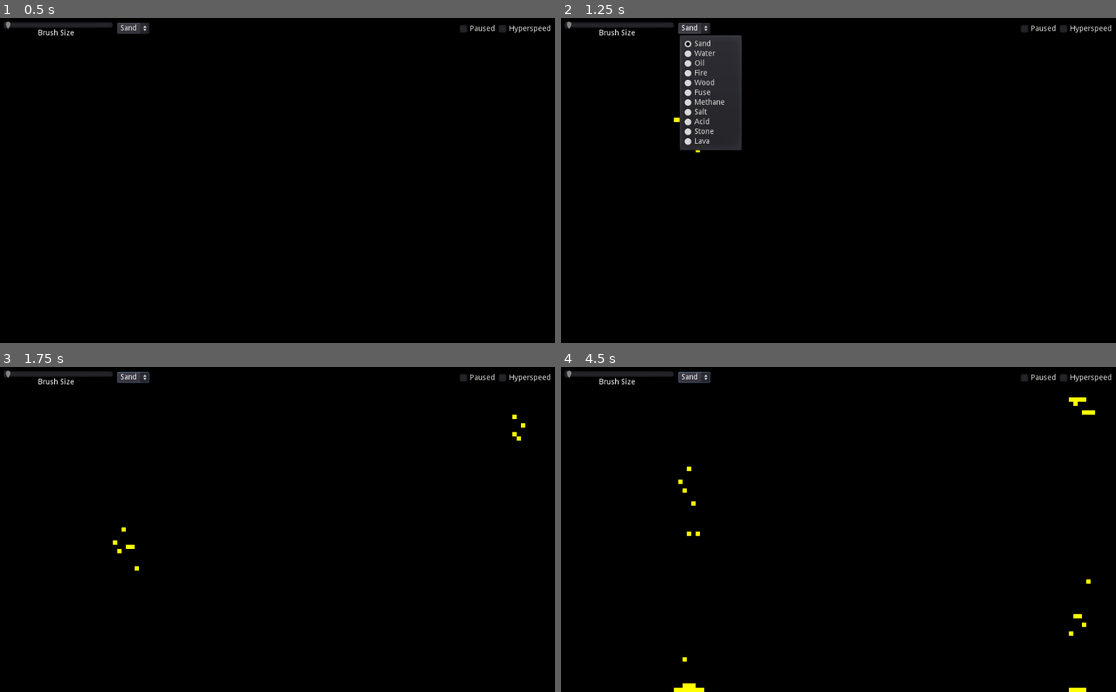
Above: before the commit, frames 1-4 (two rows, left to right).
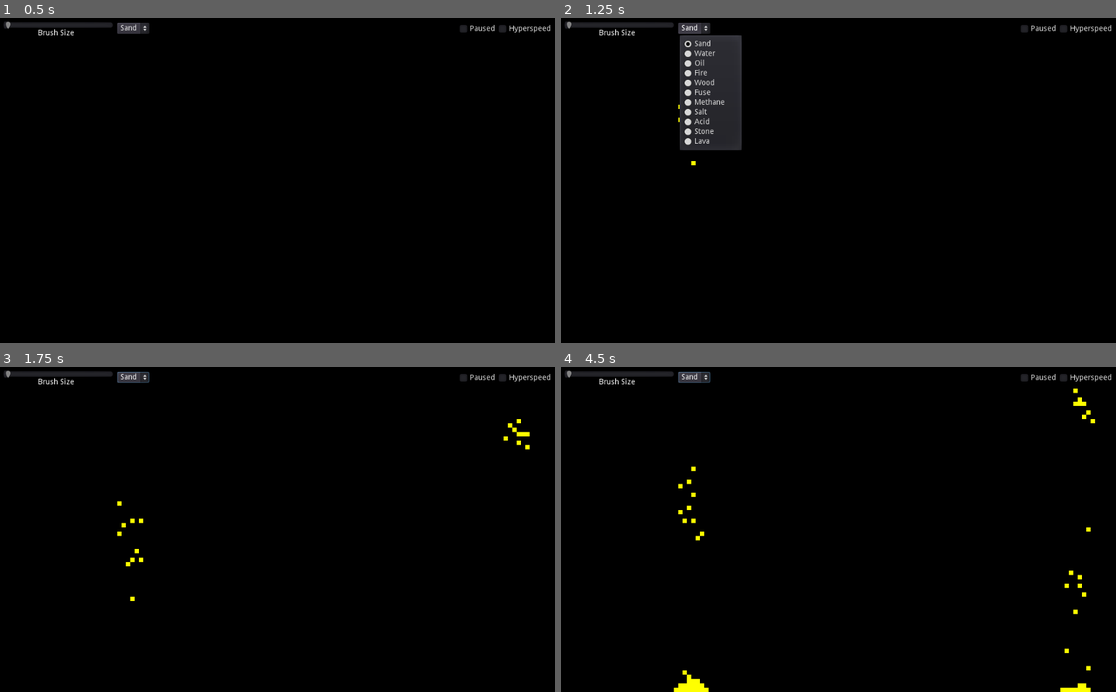
Above: after the commit, the same moments.

Repository: jhonnystene/sandbox
Game: Godot game, scene res://Sandbox.tscn
The game is run twice, just before and just after one commit, with the same random seed, the same clock (stepped at 60 frames per second) and the same inputs.
Inputs:
- Up to frame 1 (0.5 s): no input
- Up to frame 2 (1.25 s): click "Sand" at 0.5 s
- Up to frame 3 (1.75 s): click "Hyperspeed" at 1.25 s
- Up to frame 4 (4.5 s): click "Sand" at 2 s; click "Hyperspeed" at 2.75 s; click "Sand" at 3.5 s; click "Hyperspeed" at 4.25 s

Frame 1 is identical in both runs. In frame 2, less than 0.1% of the frame differs, in the area x 20-26%, y 26-46%; in frame 3, 0.4%; in frame 4, 0.7%, in the area x 21-97%, y 6-100%.

Commit message:
Fixed fast cursor causing holes

Diff:
--- a/Sandbox.gd
+++ b/Sandbox.gd
@@ -1,4 +1,17 @@
 extends Node2D
+
+# TODO:
+# - Fix hyperspeed messing up effects
+# - Make lava turn into stone when touching water
+# - Add some way to neutralize acid
+# - Move top bar out of the way when the user has their cursor near it and the mouse down
+# - Add metal
+# - Make lava turn stone into more lava
+# - Add saltwater
+# - Make acid and saltwater corrode metal
+
+var lastCursorX = -1
+var lastCursorY = -1
 
 var sandboxTexture
 var sandboxImage
@@ -310,21 +323,69 @@
 	selected = TYPE_TRANSLATION[$UI/OptionButton.text]
 
 	if(Input.is_mouse_button_pressed(BUTTON_LEFT)):
-		var x = get_viewport().get_mouse_position().x / $Display.scale.x
-		var y = get_viewport().get_mouse_position().y / $Display.scale.y
+		var cursorX = get_viewport().get_mouse_position().x / $Display.scale.x
+		var cursorY = get_viewport().get_mouse_position().y / $Display.scale.y
+		if(lastCursorX == -1):
+			lastCursorX = cursorX
+			lastCursorY = cursorY
+
 		var cursor_size = $UI/HSlider.value
 		var cursor_offset = floor(cursor_size / 2)
 
-		for sx in range(x - cursor_offset, x + cursor_offset):
-			for sy in range(y - cursor_offset, y + cursor_offset):
-				if not(IsPositionValid(sx, sy)):
-					continue
-				SetPixel(sx, sy, selected)
-				if(IsGroup(selected, "liquid")):
-					var flow_direction = -1
-					if(rand_range(0, 100) < 50):
-						flow_direction = 1
-					world[sx][sy]["flow_direction"] = flow_direction
+		var lowCursorX = lastCursorX
+		var highCursorX = cursorX
+		var lowCursorY = lastCursorY
+		var highCursorY = cursorY
+
+		highCursorX += 1
+		highCursorY += 1
+
+		var dx = highCursorX - lowCursorX
+		var dy = highCursorY - lowCursorY
+		var steps = abs(dy)
+
+		if(abs(dx) > abs(dy)):
+			steps = abs(dx)
+
+		var x_increment = dx / steps
+		var y_increment = dy / steps
+
+		var px = lowCursorX
+		var py = lowCursorY
+
+		for v in range(0, steps):
+			var x = floor(px)
+			var y = floor(py)
+
+			for sx in range(x - cursor_offset, x + cursor_offset):
+				for sy in range(y - cursor_offset, y + cursor_offset):
+					if not(IsPositionValid(sx, sy)):
+						continue
+					SetPixel(sx, sy, selected)
+					if(IsGroup(selected, "liquid")):
+						var flow_direction = -1
+						if(rand_range(0, 100) < 50):
+							flow_direction = 1
+						world[sx][sy]["flow_direction"] = flow_direction
+
+			x = ceil(px)
+			y = ceil(py)
+
+			for sx in range(x - cursor_offset, x + cursor_offset):
+				for sy in range(y - cursor_offset, y + cursor_offset):
+					if not(IsPositionValid(sx, sy)):
+						continue
+					SetPixel(sx, sy, selected)
+					if(IsGroup(selected, "liquid")):
+						var flow_direction = -1
+						if(rand_range(0, 100) < 50):
+							flow_direction = 1
+						world[sx][sy]["flow_direction"] = flow_direction
+
+			px += x_increment
+			py += y_increment
+		lastCursorX = cursorX
+		lastCursorY = cursorY
 	elif(Input.is_mouse_button_pressed(BUTTON_RIGHT)):
 		var x = get_viewport().get_mouse_position().x / $Display.scale.x
 		var y = get_viewport().get_mouse_position().y / $Display.scale.y
@@ -334,6 +395,9 @@
 		for sx in range(x - cursor_offset, x + cursor_offset):
 			for sy in range(y - cursor_offset, y + cursor_offset):
 				SetPixel(sx, sy, TYPE_AIR)
+	else:
+		lastCursorX = -1
+		lastCursorY = -1
 	ProcessWorld(delta)
 	UpdateSandboxImage()
 
Not shown, changed: export_presets.cfg
Not shown, changed: Changelogs/1.1.0
Not shown, changed: Export/Linux/sandbox.x86_64
Not shown, changed: Export/Web/index.audio.worklet.js
Not shown, changed: Export/Web/index.html
Not shown, changed: Export/Web/index.js
Not shown, changed: Export/Web/index.pck
Not shown, changed: Export/Web/index.wasm
Not shown, changed: Export/Windows/sandbox.exe
Not shown, added: Export/sandbox-ptb.zip
